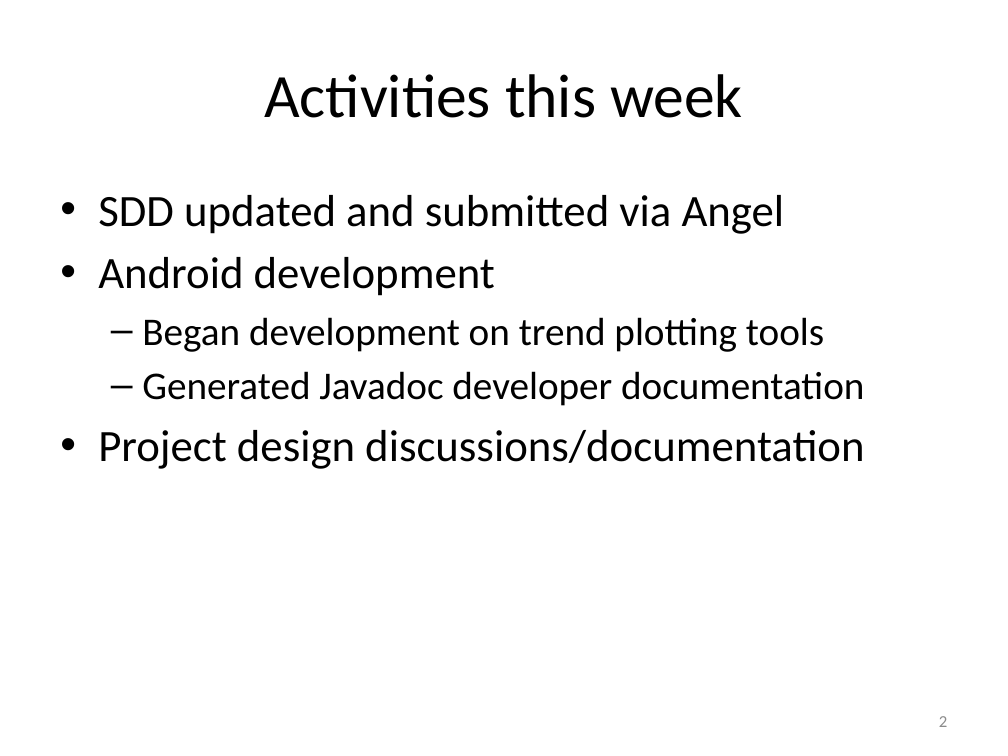
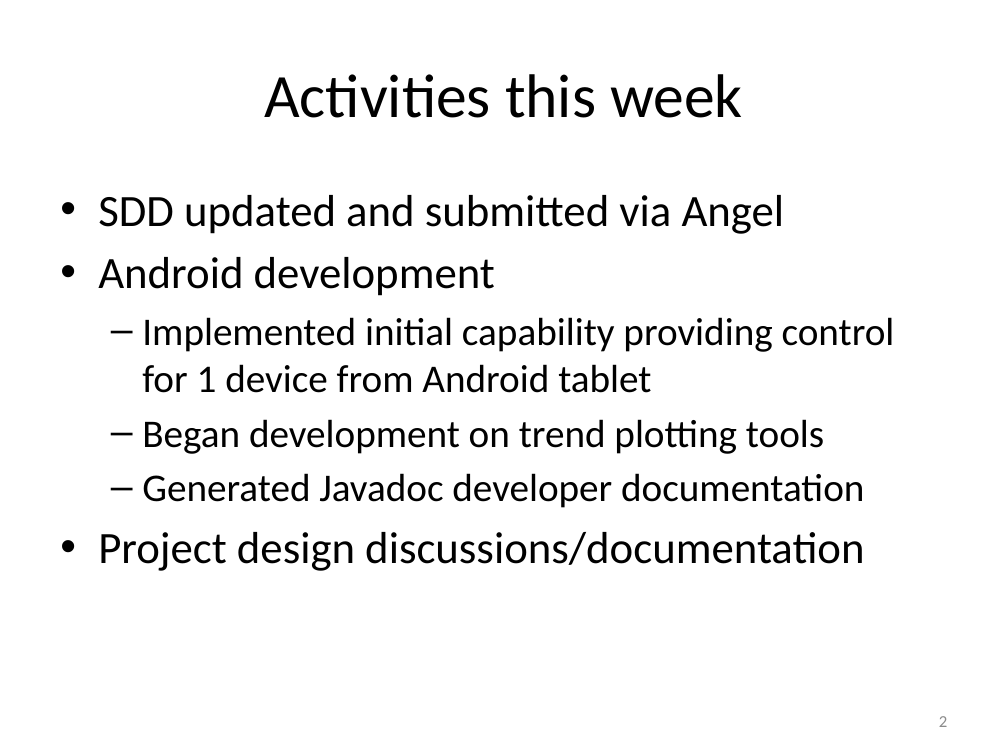
Before and after one commit to mplynch/tunnelk, a slide deck: slide 2 of doc/tunnelk Status - 2012-02-23.pptx. Drawn at 1008x756 pixels with LibreOffice and Linux fonts; fonts in the diff are those of the drawing. Boxes give left, top, right and bottom in pixels: in the first picture for what was removed or moved away, otherwise in the second. Text is boxed around its words. In the diff, an @@ line names an element or a change of style, - is before the commit and + after.

```diff
--- a/doc/tunnelk Status - 2012-02-23.pptx
+++ b/doc/tunnelk Status - 2012-02-23.pptx
@@ text at (142, 317, 895, 393): paragraph added @@
+  – Implemented initial capability providing control for 1 device from Android tablet
```
Also in this commit, not shown: 3 other slides changed, 1 slide added, 1 other file.
